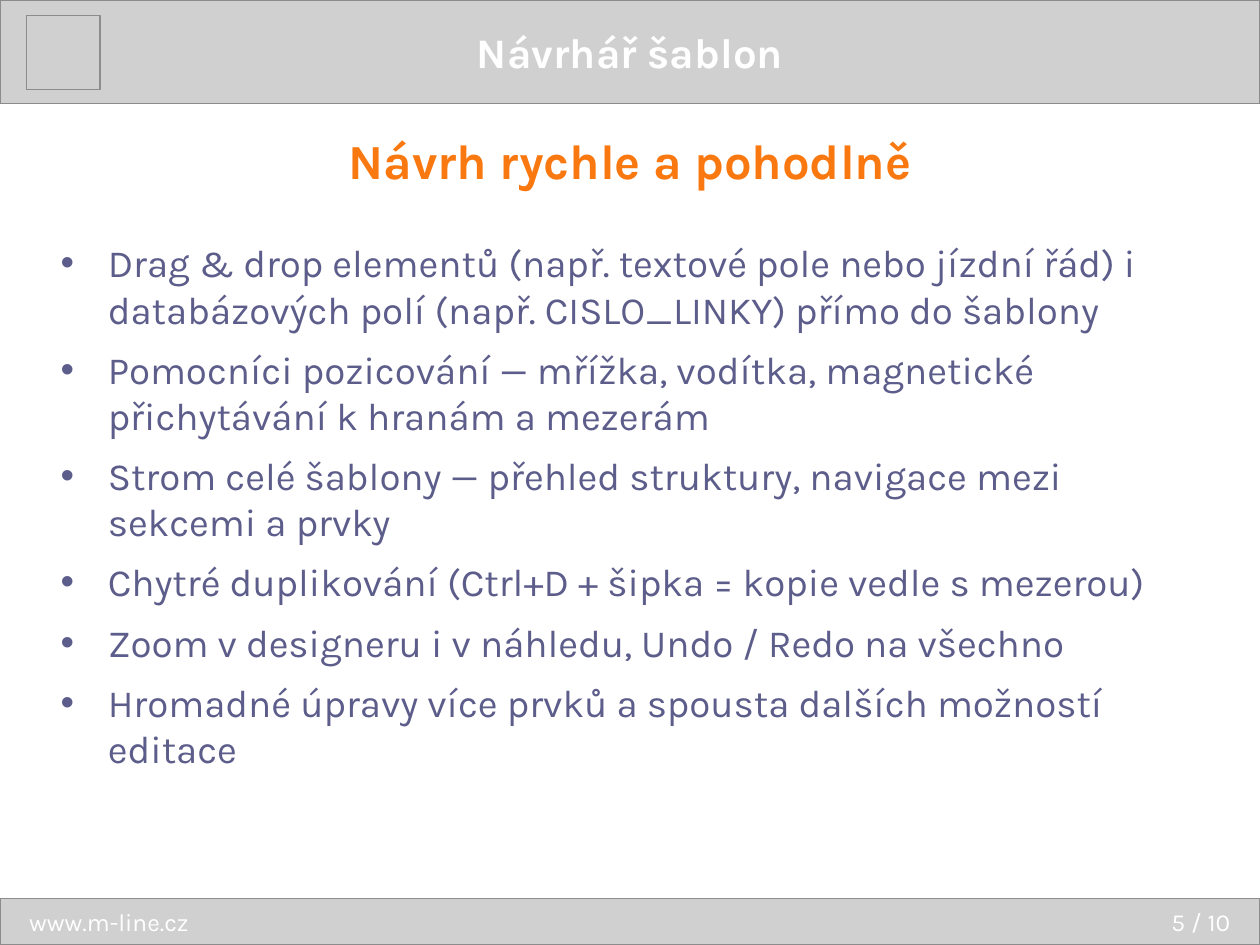
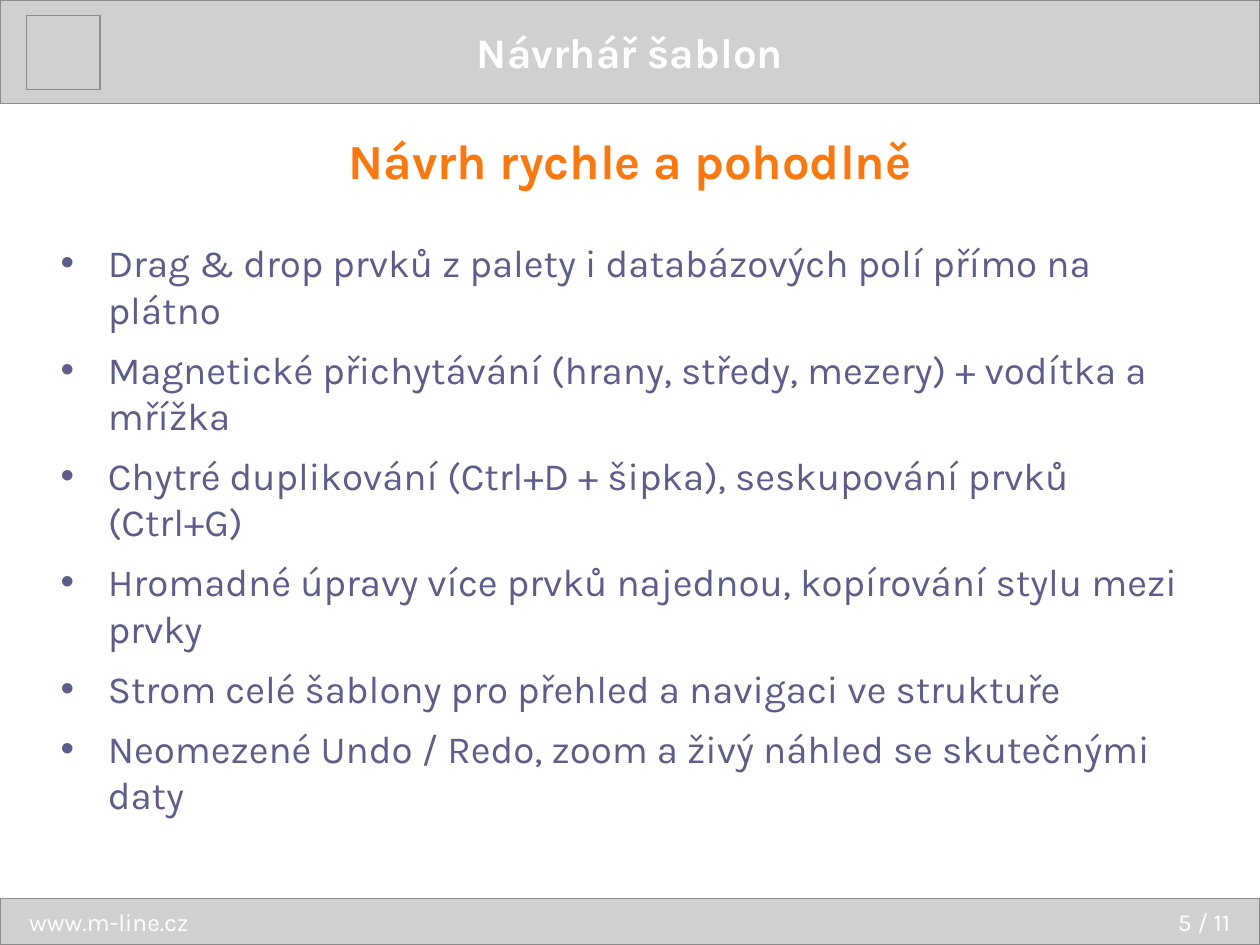
Before and after one commit to dracekmartin/EDISON2-projekt, a slide deck: slide 5 of TemplateDesigner/prezentace/TemplateDesigner.pptx. Drawn at 1260x945 pixels with LibreOffice and Linux fonts; fonts in the diff are those of the drawing; grey boxes stand for pictures. Boxes give left, top, right and bottom in pixels: in the first picture for what was removed or moved away, otherwise in the second. Text is boxed around its words. In the diff, an @@ line names an element or a change of style, - is before the commit and + after.

```diff
--- a/TemplateDesigner/prezentace/TemplateDesigner.pptx
+++ b/TemplateDesigner/prezentace/TemplateDesigner.pptx
@@ text at (108, 247, 1176, 819): text changed @@
-• Drag & drop elementů (např. textové pole nebo jízdní řád) i databázových polí (např. CISLO_LINKY) přímo do šablony
-• Pomocníci pozicování — mřížka, vodítka, magnetické přichytávání k hranám a mezerám
-• Strom celé šablony — přehled struktury, navigace mezi sekcemi a prvky
-• Chytré duplikování (Ctrl+D + šipka = kopie vedle s mezerou)
-• Zoom v designeru i v náhledu, Undo / Redo na všechno
-• Hromadné úpravy více prvků a spousta dalších možností editace
+• Drag & drop prvků z palety i databázových polí přímo na plátno
+• Magnetické přichytávání (hrany, středy, mezery) + vodítka a mřížka
+• Chytré duplikování (Ctrl+D + šipka), seskupování prvků (Ctrl+G)
+• Hromadné úpravy více prvků najednou, kopírování stylu mezi prvky
+• Strom celé šablony pro přehled a navigaci ve struktuře
+• Neomezené Undo / Redo, zoom a živý náhled se skutečnými daty
@@ text at (1178, 916, 1230, 931): text changed @@
-5 / 10
+5 / 11
```
Also in this commit, not shown: 7 other slides changed, 1 slide added.
